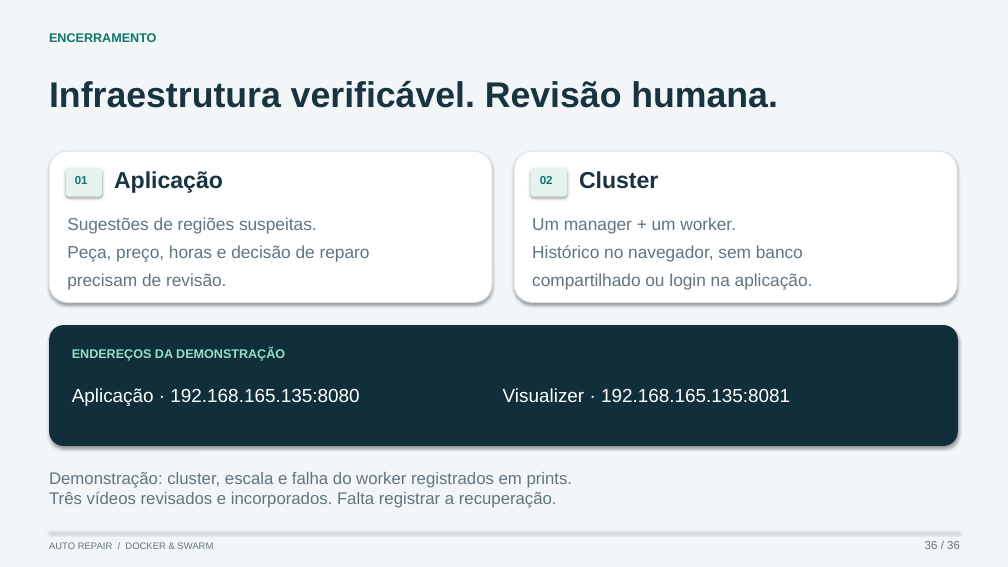
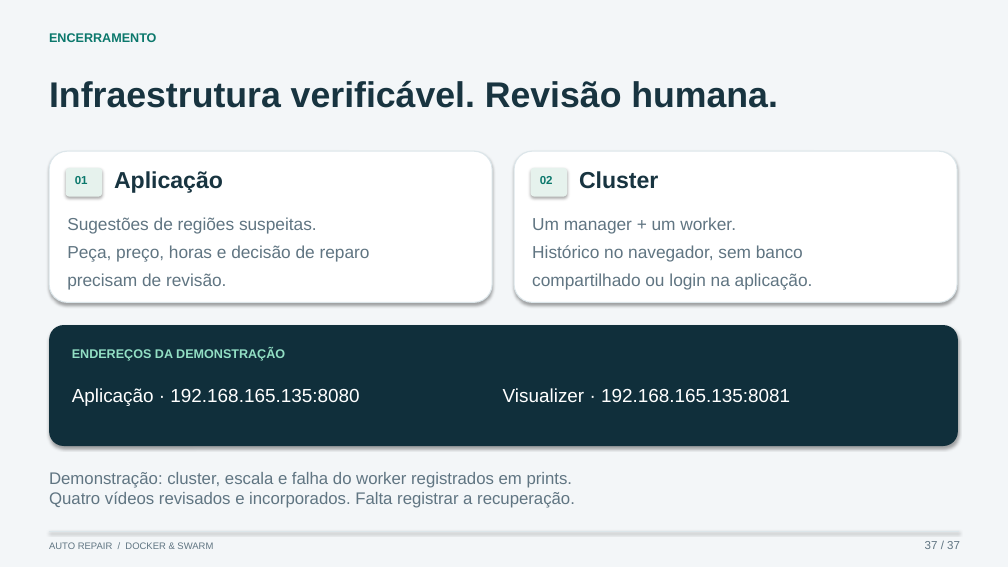
Before and after one commit to KaykyMatos845/auto-repair-budget-agent, a slide deck: slide 37 of public/auto-repair-apresentacao-demonstracao.pptx (slide 36 before the commit). Drawn at 1008x567 pixels with LibreOffice and Linux fonts; fonts in the diff are those of the drawing. Boxes give left, top, right and bottom in pixels: in the first picture for what was removed or moved away, otherwise in the second. Text is boxed around its words. In the diff, an @@ line names an element or a change of style, - is before the commit and + after.

```diff
--- a/public/auto-repair-apresentacao-demonstracao.pptx
+++ b/public/auto-repair-apresentacao-demonstracao.pptx
@@ text at box(49, 472, 575, 508): text changed @@
-Demonstração: cluster, escala e falha do worker registrados em prints.
-Três vídeos revisados e incorporados. Falta registrar a recuperação.
+Demonstração: cluster, escala e falha do worker registrados em prints.
+Quatro vídeos revisados e incorporados. Falta registrar a recuperação.
@@ text at box(925, 541, 960, 549): text changed @@
-36 / 36
+37 / 37
```
Also in this commit, not shown: 35 other slides changed, 1 slide added, 5 other files.
